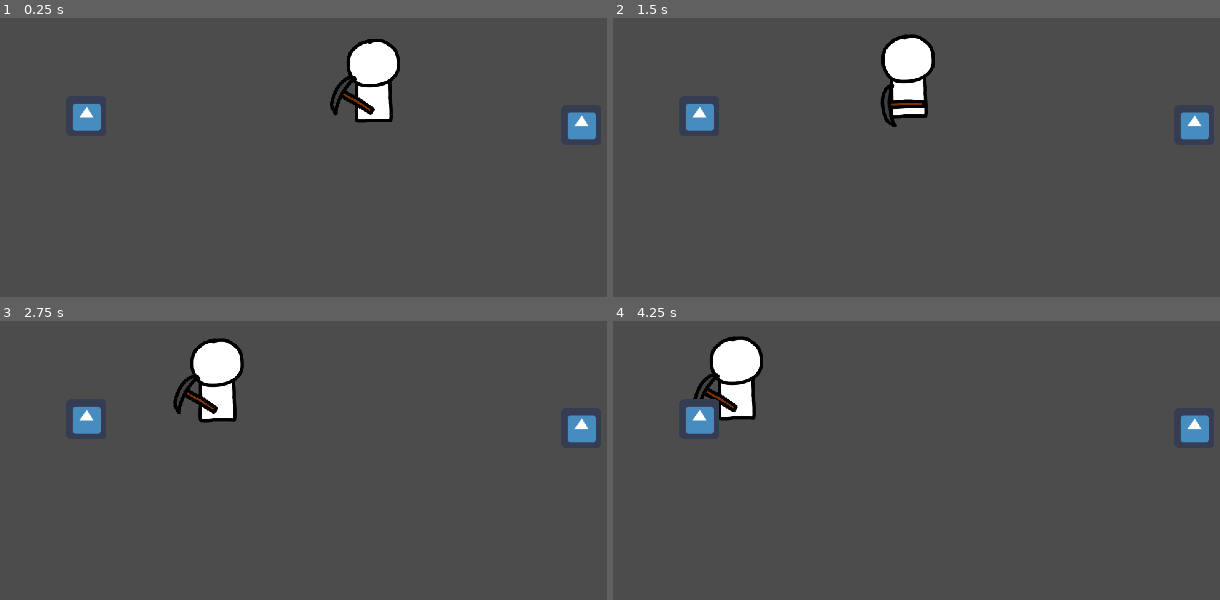
Above: before the commit, frames 1-4 (two rows, left to right).
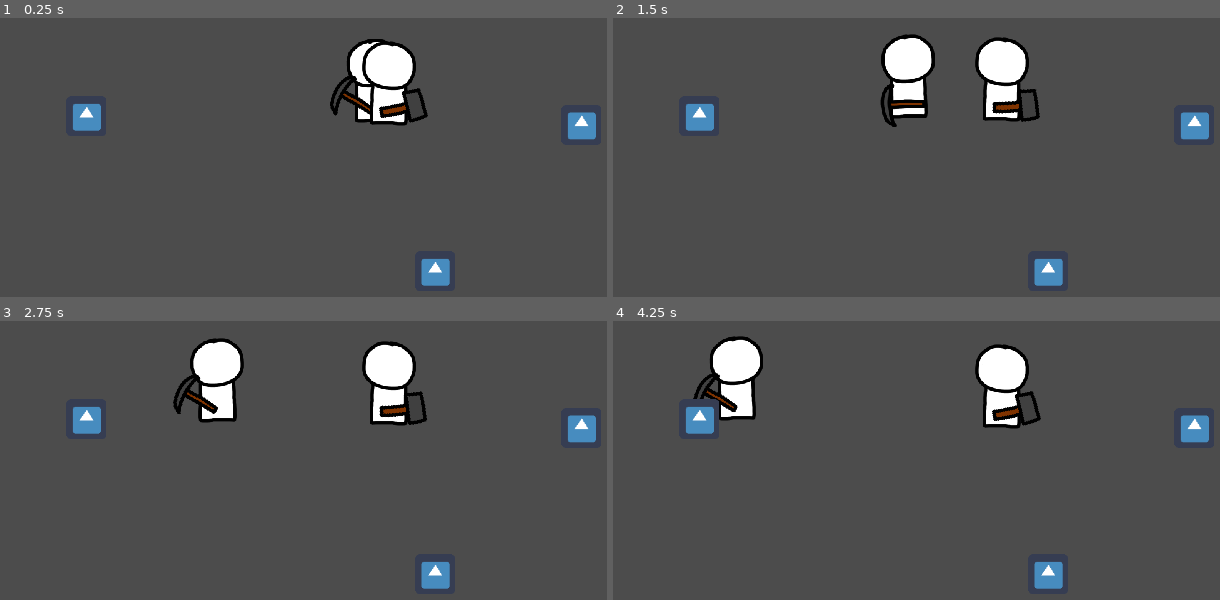
Above: after the commit, the same moments.

Repository: davinn19/Build-a-Trebuchet
Game: Godot game, scene res://field.tscn
The game is run twice, just before and just after one commit, with the same random seed, the same clock (stepped at 60 frames per second) and the same inputs. The engine's default icon, where the game draws it, is replaced by a stand-in: a white triangle on a blue panel in a dark square.
Inputs:
- Up to frame 1 (0.25 s): no input
- Up to frame 2 (1.5 s): no input
- Up to frame 3 (2.75 s): no input
- Up to frame 4 (4.25 s): no input

The runs differ from the first frame. In frame 1, 1.9% of the frame differs, in the area x 59-75%, y 8-97%; in frame 2, 2.7%, in the area x 59-75%, y 6-97%; in frame 3, 2.7%; in frame 4, 2.7%.

Commit message:
implement delivery queue system for supply camp and trebuchet, implemented builder worker

Diff:
--- a/field.gd
+++ b/field.gd
@@ -3,14 +3,23 @@
 
 onready var cam : Camera2D = $Cam
 onready var workers : Node2D = $Workers
+onready var quarry : Quarry = $Quarry
+onready var supply_camp : SupplyCamp = $SupplyCamp
+onready var trebuchet : Trebuchet = $Trebuchet
 
 export(Array, PackedScene) var worker_types = []
 
 func _ready() -> void:
 	cam.current = true
 	create_miner()
+	create_builder()
 
 
 func create_miner() -> void:
 	var new_miner : Node2D = worker_types[0].instance()
 	workers.add_child(new_miner)
+
+
+func create_builder() -> void:
+	var new_builder : Node2D = worker_types[1].instance()
+	workers.add_child(new_builder)
--- a/field.tscn
+++ b/field.tscn
@@ -1,20 +1,25 @@
-[gd_scene load_steps=6 format=2]
+[gd_scene load_steps=8 format=2]
 
 [ext_resource path="res://field.gd" type="Script" id=1]
 [ext_resource path="res://stations/supply_camp.tscn" type="PackedScene" id=2]
 [ext_resource path="res://stations/quarry.tscn" type="PackedScene" id=3]
 [ext_resource path="res://workers/miner.tscn" type="PackedScene" id=4]
 [ext_resource path="res://icon.png" type="Texture" id=5]
+[ext_resource path="res://stations/trebuchet.tscn" type="PackedScene" id=6]
+[ext_resource path="res://workers/builder.tscn" type="PackedScene" id=7]
 
 [node name="Field" type="Node2D"]
 script = ExtResource( 1 )
-worker_types = [ ExtResource( 4 ) ]
+worker_types = [ ExtResource( 4 ), ExtResource( 7 ) ]
 
 [node name="Quarry" parent="." instance=ExtResource( 3 )]
 position = Vector2( -493, -11 )
 
 [node name="SupplyCamp" parent="." instance=ExtResource( 2 )]
 position = Vector2( 308, 2 )
+
+[node name="Trebuchet" parent="." instance=ExtResource( 6 )]
+position = Vector2( 67, 238 )
 
 [node name="Cam" type="Camera2D" parent="."]
 
@@ -27,3 +32,7 @@
 [node name="Icon2" type="Sprite" parent="."]
 position = Vector2( -484, -14 )
 texture = ExtResource( 5 )
+
+[node name="Icon3" type="Sprite" parent="."]
+position = Vector2( 74, 234 )
+texture = ExtResource( 5 )
--- a/inventory.gd
+++ b/inventory.gd
@@ -7,28 +7,22 @@
 	"gold" : 0
 }
 
-
-var queued_for_removal : Dictionary = real_resources.duplicate()	# TODO is this necessary
-var queued_for_insertion : Dictionary = real_resources.duplicate()
-
-
 func add_resource(resource_name : String, amount : int) -> void:
 	real_resources[resource_name] += amount
 	pass
 
 
+func get_resource_amount(resource : String) -> int:
+	return real_resources[resource]
+
+
 func has_resource(resource_name : String, amount : int = 1) -> bool:
-	var effective_amount : int = real_resources[resource_name] + queued_for_removal[resource_name]
-	return effective_amount >= amount
+	return get_resource_amount(resource_name) >= amount
 
 
 func take_resource(resource_name : String, amount : int) -> void:
 	assert(has_resource(resource_name, amount))
 	real_resources[resource_name] -= amount
-
-
-func get_resource_amount(resource : String) -> int:
-	return real_resources[resource]
 
 
 func get_total_resource_amount() -> int:
--- a/stations/quarry.gd
+++ b/stations/quarry.gd
@@ -7,15 +7,8 @@
 
 
 func work(worker_inventory : Inventory, skill_level : int) -> void:
-	var stone_amount : int = randi() % skill_level
+	var stone_amount : int = randi() % (skill_level + 1)		# TODO tweak drop amount
+	var gold_amount : int = (randi() % (skill_level + 1)) / 2
+
 	worker_inventory.add_resource("stone", stone_amount)
-	worker_inventory.add_resource("gold", get_gold_amount(skill_level))
-
-
-func get_gold_amount(skill_level : int) -> int:
-	var gets_gold : bool = (randi() % 10) <= skill_level
-
-	if gets_gold:
-		return randi() % 5
-	else:
-		return 0
+	worker_inventory.add_resource("gold", gold_amount)
--- a/stations/supply_camp.gd
+++ b/stations/supply_camp.gd
@@ -3,9 +3,21 @@
 
 onready var inventory : Inventory = $Inventory
 
+var delivery_queue : Dictionary = {}
+
+var delivery_deficit : Dictionary = {
+	"wood" : 0,
+	"stone" : 0,
+	"gold" : 0
+}
+
 
 func work(worker_inventory : Inventory, skill_level : int) -> void:
 	pass
+
+
+func get_resource_amount(resource : String) -> int:
+	return inventory.get_resource_amount(resource) - delivery_deficit[resource]
 
 
 func deposit_all_items(worker_inventory : Inventory) -> void:
@@ -15,3 +27,24 @@
 
 	worker_inventory.clear()
 	pass
+
+
+func queue_delivery(worker_inventory : Inventory, delivery_list : Dictionary) -> void:
+	assert(!delivery_queue.has(worker_inventory))
+	delivery_queue[worker_inventory] = delivery_list
+
+	for resource in delivery_list:
+		delivery_deficit[resource] += delivery_list[resource]
+
+	pass
+
+
+func do_delivery(worker_inventory : Inventory) -> void:
+	var delivery_list : Dictionary = delivery_queue[worker_inventory]
+	for resource in delivery_list:
+		var delivered_amount : int = delivery_list[resource]
+		delivery_deficit[resource] -= delivered_amount
+		inventory.take_resource(resource, delivered_amount)
+		worker_inventory.add_resource(resource, delivered_amount)
+
+	delivery_queue.erase(worker_inventory)
--- a/stations/trebuchet.gd
+++ b/stations/trebuchet.gd
@@ -6,6 +6,7 @@
 var total_required_resources : Array = [
 	{
 		"wood" : 50,
+		"stone" : 20
 	},
 	{
 		"wood" : 100,
@@ -20,8 +21,15 @@
 
 var build_stage : int = -1
 var cur_required_resources : Dictionary
+var pending_work : int = 0
 
-onready var inventory : Inventory = $Inventory
+var delivery_queue : Dictionary = {}
+
+var delivery_surplus : Dictionary = {
+	"wood" : 0,
+	"stone" : 0
+}
+
 
 func _ready() -> void:
 	goto_next_stage()
@@ -30,21 +38,15 @@
 func work(worker_inventory : Inventory, skill_level : int) -> void:
 	update_appearance()
 
+	var work_progress : int = randi() % (skill_level + 1)
+	pending_work = max(pending_work - work_progress, 0)
+
 	if is_build_stage_complete():
 		goto_next_stage()
 
 
 func is_build_stage_complete() -> bool:
-	var resources_remaining : int = 0
-	for required_resource in cur_required_resources.keys():
-		var resource_remaining : int = cur_required_resources[required_resource]
-		resources_remaining += resource_remaining
-
-	return resources_remaining <= 0
-
-
-func get_remaining_resources() -> Array:
-	return inventory.get_
+	return cur_required_resources.empty() and pending_work == 0
 
 
 func goto_next_stage() -> void:
@@ -59,3 +61,33 @@
 func update_appearance() -> void:
 	# TODO implement
 	pass
+
+
+func get_required_resources() -> Dictionary:
+	var required_resources : Dictionary = cur_required_resources.duplicate()
+	for resource in delivery_surplus:
+		required_resources[resource] -= delivery_surplus[resource]
+
+	return required_resources
+
+
+func queue_delivery(worker_inventory : Inventory, delivery_list : Dictionary) -> void:
+	assert(!delivery_queue.has(worker_inventory))
+	delivery_queue[worker_inventory] = delivery_list
+
+	for resource in delivery_list:
+		delivery_surplus[resource] += delivery_list[resource]
+
+	pass	# TODO combine with supply camp???
+
+
+func do_delivery(worker_inventory : Inventory) -> void:
+	var delivery_list : Dictionary = delivery_queue[worker_inventory]
+	for resource in delivery_list:
+		var delivered_amount : int = delivery_list[resource]
+		delivery_surplus[resource] -= delivered_amount
+		cur_required_resources[resource] -= delivered_amount
+		worker_inventory.take_resource(resource, delivered_amount)
+		pending_work += delivered_amount
+
+	delivery_queue.erase(worker_inventory)
--- a/stations/trebuchet.tscn
+++ b/stations/trebuchet.tscn
@@ -1,10 +1,6 @@
-[gd_scene load_steps=3 format=2]
+[gd_scene load_steps=2 format=2]
 
-[ext_resource path="res://inventory.gd" type="Script" id=1]
 [ext_resource path="res://stations/trebuchet.gd" type="Script" id=2]
 
 [node name="Trebuchet" type="Node2D"]
 script = ExtResource( 2 )
-
-[node name="Inventory" type="Node" parent="."]
-script = ExtResource( 1 )
--- a/workers/builder.gd
+++ b/workers/builder.gd
@@ -1,8 +1,60 @@
 class_name Builder
 extends Worker
 
+onready var trebuchet : Trebuchet = field.trebuchet
+onready var supply_camp : SupplyCamp = field.supply_camp
 
 
-func init_variables() -> void:
-	held_tool = load("res://character_rig/tools/hammer.tres")
-	pass
+func do_work_cycle() -> void:
+	var delivery_list : Dictionary = get_delivery_list()
+	if !delivery_list.empty():
+		trebuchet.queue_delivery(inventory, delivery_list)
+		supply_camp.queue_delivery(inventory, delivery_list)
+
+		move_to_target(supply_camp)
+		yield(self, "turned_idle")
+
+		rest(3)
+		yield(self, "turned_idle")
+		supply_camp.do_delivery(inventory)
+
+		move_to_target(trebuchet)
+		yield(self, "turned_idle")
+
+		rest(3)
+		yield(self, "turned_idle")
+
+		trebuchet.do_delivery(inventory)
+
+	if trebuchet.pending_work > 0:
+		move_to_target(trebuchet)
+		yield(self, "turned_idle")
+
+		play_anim("work")
+		while trebuchet.pending_work > 0:
+			yield(get_tree().create_timer(1), "timeout")
+			trebuchet.work(inventory, skill_level)
+
+	rest(3)
+	yield(self, "turned_idle")
+	emit_signal("work_cycle_completed")
+
+
+func get_delivery_list() -> Dictionary:
+	var delivery_list : Dictionary = {}
+	var available_inventory_space : int = max_inventory_size
+
+	var required_resources : Dictionary = trebuchet.get_required_resources()
+
+	for resource in required_resources:
+		var available_amount : int = supply_camp.get_resource_amount(resource)
+		var required_amount : int = required_resources[resource]
+		var amount_to_take : int = min(available_amount, min(required_amount, available_inventory_space))
+
+		available_inventory_space -= amount_to_take
+		delivery_list[resource] = amount_to_take
+
+	if available_inventory_space == max_inventory_size:	# no resources were chosen for delivery
+		return {}
+
+	return delivery_list
--- /dev/null
+++ b/workers/builder.tscn
@@ -0,0 +1,14 @@
+[gd_scene load_steps=4 format=2]
+
+[ext_resource path="res://character_rig/character_rig.tscn" type="PackedScene" id=1]
+[ext_resource path="res://assets/tools/hammer.png" type="Texture" id=2]
+[ext_resource path="res://workers/builder.gd" type="Script" id=3]
+
+[node name="Builder" instance=ExtResource( 1 )]
+
+[node name="HeldTool" parent="Body" index="1"]
+texture = ExtResource( 2 )
+offset = Vector2( 4, -25 )
+
+[node name="Builder" type="Node" parent="." index="4"]
+script = ExtResource( 3 )
--- a/workers/miner.gd
+++ b/workers/miner.gd
@@ -1,30 +1,21 @@
 class_name Miner
 extends Worker
 
-var quarry : Quarry
-var supply_camp : SupplyCamp
-
-
-func _ready() -> void:
-	quarry = field.get_node("Quarry")
-	supply_camp = field.get_node("SupplyCamp")
-	pass
-
 
 func do_work_cycle() -> void:
-	move_to_target(quarry)
+	move_to_target(field.quarry)
 	yield(self, "turned_idle")
 
 	play_anim("work")
 	while !is_inventory_full():
 		yield(get_tree().create_timer(1), "timeout")
-		quarry.work(inventory, skill_level)
+		field.quarry.work(inventory, skill_level)
 
-	move_to_target(supply_camp)
+	move_to_target(field.supply_camp)
 	yield(self, "turned_idle")
 
 	rest(3)
 	yield(self, "turned_idle")
 
-	supply_camp.deposit_all_items(inventory)
+	field.supply_camp.deposit_all_items(inventory)
 	emit_signal("work_cycle_completed")
--- a/workers/worker.gd
+++ b/workers/worker.gd
@@ -26,6 +26,7 @@
 func _ready() -> void:
 	connect("work_cycle_completed", self, "on_work_cycle_completed")
 	yield(character_rig, "ready")
+	play_anim("idle")
 	do_work_cycle()
 
 
@@ -56,7 +57,9 @@
 	var target_pos : Vector2 = target.global_position
 
 	var target_direction : Vector2 = start_pos.direction_to(target_pos)
-	character_rig.scale.x = sign(target_direction.x)
+
+	if sign(target_direction.x) != 0:
+		character_rig.scale.x = sign(target_direction.x)
 
 	var stop_vector : Vector2 = stop_distance * target_direction
 	target_pos -= stop_vector
